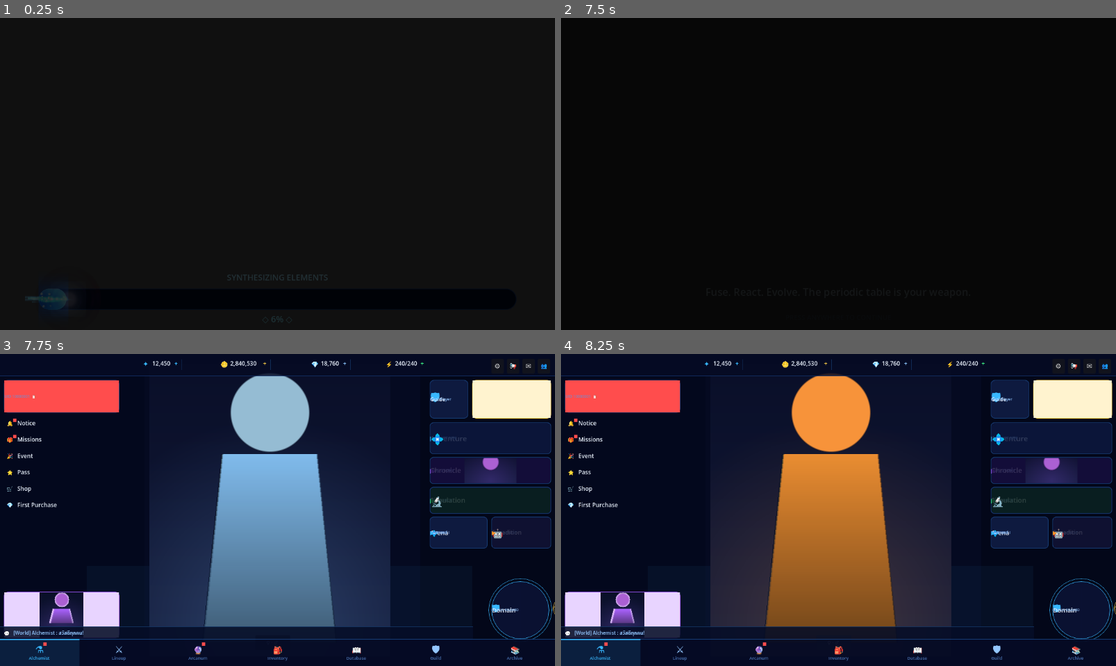
Above: before the commit, frames 1-4 (two rows, left to right).
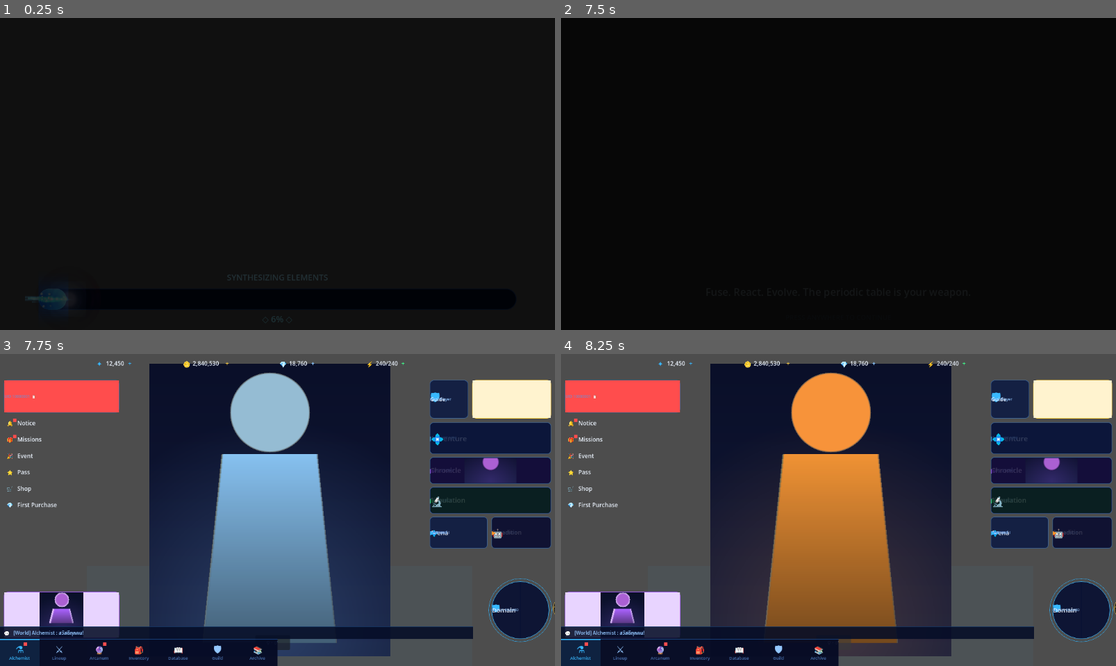
Above: after the commit, the same moments.

Repository: menusnova/game
Game: Godot game, scene res://Loading.tscn
Two runs of this game, one before a commit and one after it. Both use one fixed random seed, a clock stepped at 60 frames per second and the inputs below.
Inputs (mouse positions are in pixels of both pictures, inside the frame that each line leads up to):
- Up to frame 1 (0.25 s): no input
- Up to frame 2 (7.5 s): tap Enter at 0.5, 7.25 s; move the mouse to (960, 158) at 0.52 s; click (960, 158) at 0.67 s; move the mouse to (727, 189) at 1.27 s; click (727, 189) at 1.42 s; move the mouse to (894, 105) at 2.02 s; click (894, 105) at 2.17 s; move the mouse to (810, 236) at 2.77 s; click (810, 236) at 2.92 s; move the mouse to (1005, 220) at 3.52 s; click (1005, 220) at 3.67 s; move the mouse to (672, 127) at 4.27 s; click (672, 127) at 4.42 s; move the mouse to (866, 174) at 5.02 s; click (866, 174) at 5.17 s; move the mouse to (755, 96) at 5.77 s; click (755, 96) at 5.92 s; tap Space at 6.5 s; move the mouse to (960, 158) at 6.52 s; click (960, 158) at 6.67 s; move the mouse to (727, 189) at 7.27 s; click (727, 189) at 7.42 s
- Up to frame 3 (7.75 s): no input
- Up to frame 4 (8.25 s): click "♀ · ♂" at 8 s

Frames 1-2 are identical in both runs. In frame 3, 41% of the frame differs, in the area x 0-100%, y 0-100%; in frame 4, 41%.

Commit message:
main menu: floating top currencies, half-width bottom nav, clear bg
- Remove dark fill/vignette from background; keep only empty Background TextureRect for user's own image
- Top bar: replace full-width bar with 4 individual floating currency labels (no background strip)
- Bottom nav: shrink from full width (1152px) to left-half only (~576px)

Co-Authored-By: Claude Sonnet 4.6 <noreply@anthropic.com>
Claude-Session: https://claude.ai/code/session_01ApXDeNLi1W36mfNyTf6iZ7

Diff:
--- a/main_menu.gd
+++ b/main_menu.gd
@@ -45,11 +45,6 @@
 
 # ── Background ────────────────────────────────────────────────────────────────
 func _add_bg() -> void:
-	var fill := ColorRect.new()
-	fill.set_anchors_and_offsets_preset(Control.PRESET_FULL_RECT)
-	fill.color = C_BG; fill.mouse_filter = Control.MOUSE_FILTER_IGNORE
-	add_child(fill)
-
 	var bg := TextureRect.new()
 	bg.name = "Background"
 	bg.set_anchors_and_offsets_preset(Control.PRESET_FULL_RECT)
@@ -57,20 +52,6 @@
 	bg.stretch_mode = TextureRect.STRETCH_KEEP_ASPECT_COVERED
 	bg.mouse_filter = Control.MOUSE_FILTER_IGNORE
 	add_child(bg)
-
-	# Subtle left-side dark vignette so left UI is readable
-	var vl := ColorRect.new()
-	vl.position = Vector2(0, 0); vl.size = Vector2(300, H)
-	vl.color    = Color(0.01, 0.03, 0.10, 0.55)
-	vl.mouse_filter = Control.MOUSE_FILTER_IGNORE
-	add_child(vl)
-
-	# Right-side vignette
-	var vr := ColorRect.new()
-	vr.position = Vector2(W - 280, 0); vr.size = Vector2(280, H)
-	vr.color    = Color(0.01, 0.02, 0.08, 0.60)
-	vr.mouse_filter = Control.MOUSE_FILTER_IGNORE
-	add_child(vr)
 
 # ── Character stage ───────────────────────────────────────────────────────────
 func _build_char_stage() -> void:
@@ -112,41 +93,20 @@
 	tog.pressed.connect(_on_toggle_char)
 	add_child(tog)
 
-# ── Top bar  y=0 h=46 ────────────────────────────────────────────────────────
+# ── Top bar  y=0 h=46  (4 floating currency labels, no background bar) ────────
 func _build_top_bar() -> void:
-	var bar := ColorRect.new()
-	bar.position = Vector2(0,0); bar.size = Vector2(W, 46)
-	bar.color    = Color(0.02, 0.04, 0.14, 0.85)
-	bar.mouse_filter = Control.MOUSE_FILTER_IGNORE
-	add_child(bar)
-	_hline(bar, 0, 45, W, Color(0.18, 0.45, 0.85, 0.32))
-
-	# Currencies — centered block  x=296..900
-	# Each slot: icon(16) gap(4) value(auto) +(10) | divider(8) | next
+	# Currencies — 4 individual floating items, spread across top
 	var cur : Array = [
-		["✦", "12,450",     C_ACCENT,  296.0],
-		["🪙", "2,840,530",  C_GOLD,    458.0],
-		["💎", "18,760",     C_DIAMOND, 646.0],
-		["⚡", "240/240",    C_GREEN,   800.0],
+		["✦", "12,450",     C_ACCENT,  200.0],
+		["🪙", "2,840,530",  C_GOLD,    380.0],
+		["💎", "18,760",     C_DIAMOND, 580.0],
+		["⚡", "240/240",    C_GREEN,   760.0],
 	]
 	for c : Array in cur:
 		var x : float = c[3]
-		_lbl_at(bar, c[0], 15, c[2], Vector2(x,     9))
-		_lbl_at(bar, c[1], 12, C_TEXT,  Vector2(x+20, 11))
-		_lbl_at(bar, "+",  12, c[2],    Vector2(x+20+_sw(c[1],12)+3, 11))
-		if c[3] < 800.0:
-			_rect(bar, Vector2(x+20+_sw(c[1],12)+18, 11), Vector2(1,22), C_BDR2)
-
-	# Right icons — 4 small icon-buttons 26×26 spaced 32px apart
-	var ricons : Array = ["👥", "✉", "📢", "⚙"]
-	for i in range(ricons.size()):
-		var b := Button.new()
-		b.text     = ricons[i]
-		b.size     = Vector2(26, 26)
-		b.position = Vector2(W - 36 - i*32, 10)
-		b.add_theme_font_size_override("font_size", 14)
-		_style(b, Color(0,0,0,0), Color(0,0,0,0), 0.0)
-		bar.add_child(b)
+		_lbl_at(self, c[0], 15, c[2], Vector2(x,     9))
+		_lbl_at(self, c[1], 12, C_TEXT,  Vector2(x+20, 11))
+		_lbl_at(self, "+",  12, c[2],    Vector2(x+20+_sw(c[1],12)+3, 11))
 
 # ── Profile card  x=8 y=54 w=240 h=68 ───────────────────────────────────────
 func _build_profile() -> void:
@@ -346,12 +306,13 @@
 
 # ── Bottom nav  y=592 h=56 ───────────────────────────────────────────────────
 func _build_bottom_nav() -> void:
+	const NW : float = W * 0.5   # nav bar: left half only (~576px)
 	var bar := ColorRect.new()
-	bar.position = Vector2(0, 592); bar.size = Vector2(W, 56)
+	bar.position = Vector2(0, 592); bar.size = Vector2(NW, 56)
 	bar.color    = Color(0.02, 0.04, 0.14, 0.94)
 	bar.mouse_filter = Control.MOUSE_FILTER_IGNORE
 	add_child(bar)
-	_hline(bar, 0, 0, W, C_BORDER)
+	_hline(bar, 0, 0, NW, C_BORDER)
 
 	var nav : Array = [
 		["⚗",  "Alchemist", true ],
@@ -362,7 +323,7 @@
 		["🛡",  "Guild",     false],
 		["📚", "Archive",   false],
 	]
-	var iw : float = W / nav.size()
+	var iw : float = NW / nav.size()
 	for i in range(nav.size()):
 		var item   : Array = nav[i]
 		var active : bool  = item[2]
